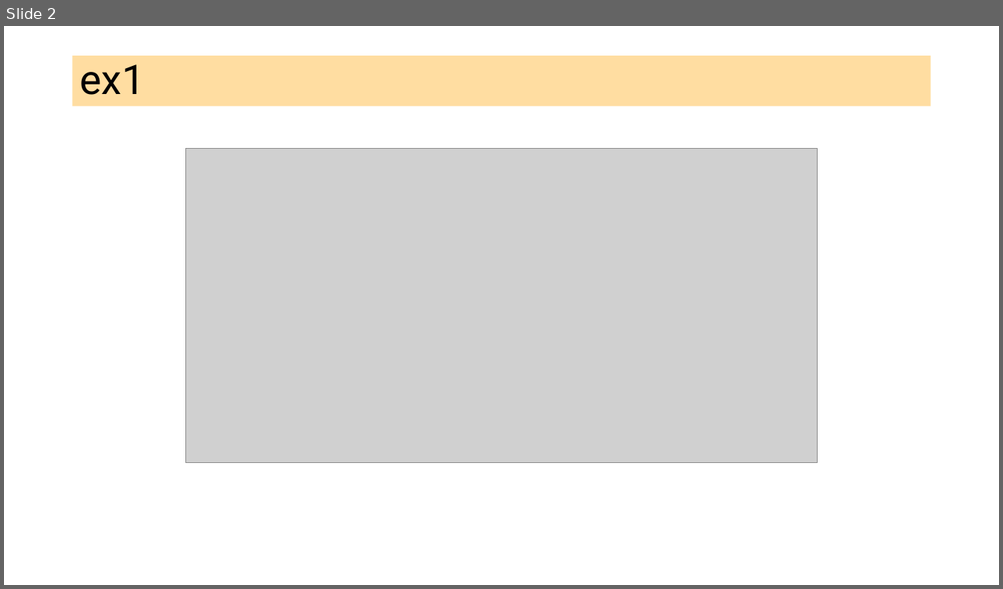
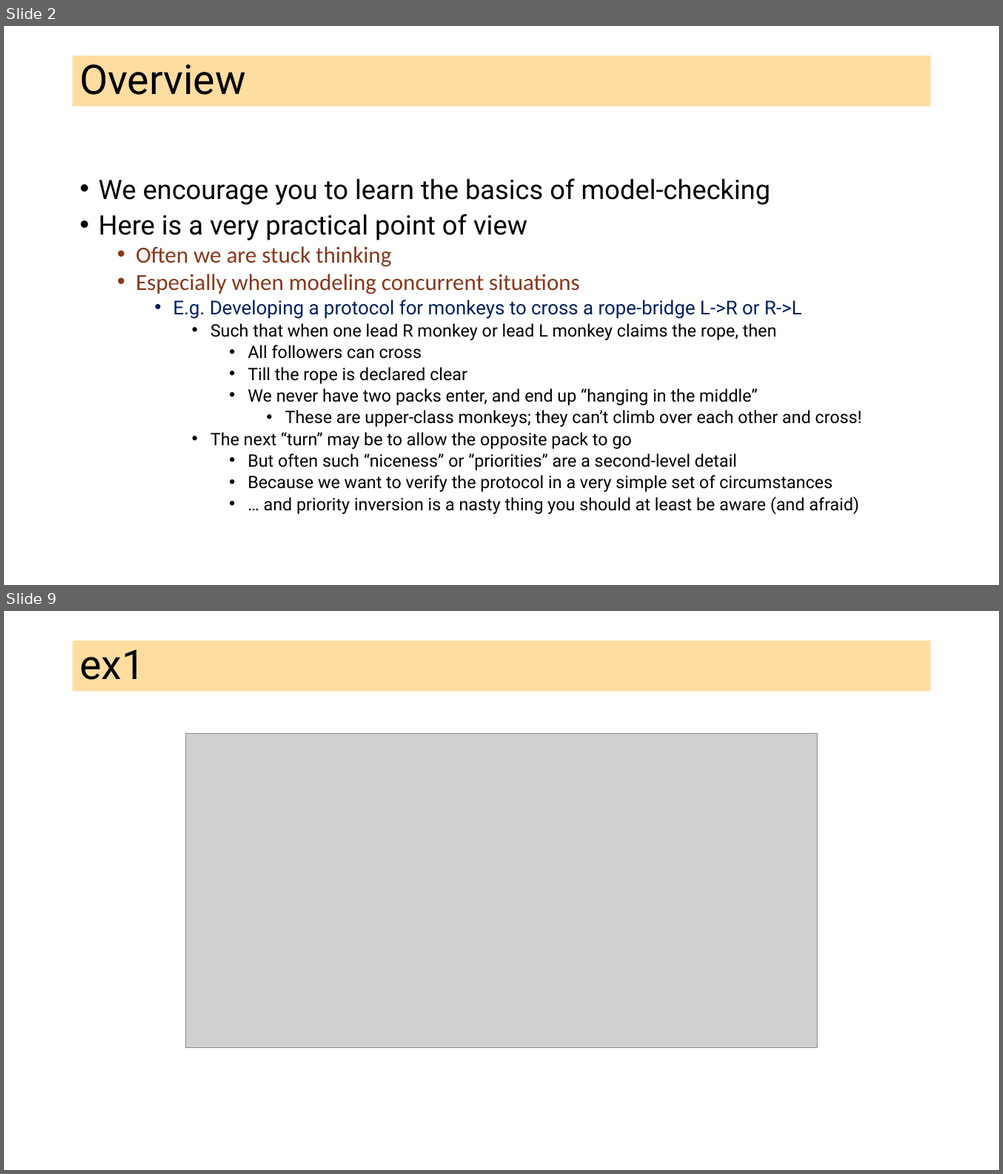
Before and after one commit to ganeshutah/cs6110s22, a slide deck: Lec3/L3.pptx. Shown one above the other, each under a label of ours: slide 2 before the commit, slides 2 and 9 after it; the slides between them are not shown. The pictures are 1003x589 and 1003x1174 pixels, drawn with LibreOffice and Linux fonts; fonts in the diff are those of the drawing; grey boxes stand for pictures. Boxes give left, top, right and bottom in pixels: in the first picture for what was removed or moved away, otherwise in the second. Text is boxed around its words. In the diff, an @@ line names an element or a change of style, - is before the commit and + after.

```diff
--- a/Lec3/L3.pptx
+++ b/Lec3/L3.pptx
@@ slide 2 added at bbox=[4, 26, 999, 585], background #FFFFFF @@
@@ title added at bbox=[73, 56, 930, 107], fill #FFBD47 at 51% opacity, 39.6 pt, text #000000 @@
+Overview
@@ text added at bbox=[99, 178, 862, 514], 16.6 pt, text #000000 @@
+• We encourage you to learn the basics of model-checking
+• Here is a very practical point of view
+  • Often we are stuck thinking
+  • Especially when modeling concurrent situations
+    • E.g. Developing a protocol for monkeys to cross a rope-bridge L->R or R->L
+      • Such that when one lead R monkey or lead L monkey claims the rope, then
+        • All followers can cross
+        • Till the rope is declared clear
+        • We never have two packs enter, and end up “hanging in the middle”
+          • These are upper-class monkeys; they can’t climb over each other and cross!
+      • The next “turn” may be to allow the opposite pack to go
+        • But often such “niceness” or ”priorities” are a second-level detail
+        • Because we want to verify the protocol in a very simple set of circumstances
+        • … and priority inversion is a nasty thing you should at least be aware (and afraid)
@@ what was slide 2 is now slide 9 @@
```
Also in this commit, not shown: 1 slide changed, 6 other slides added.
